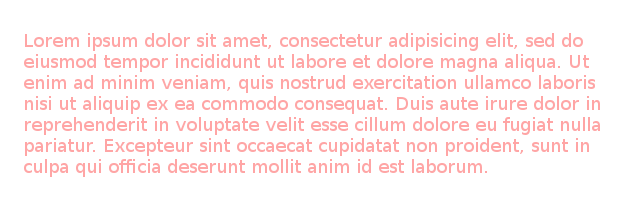
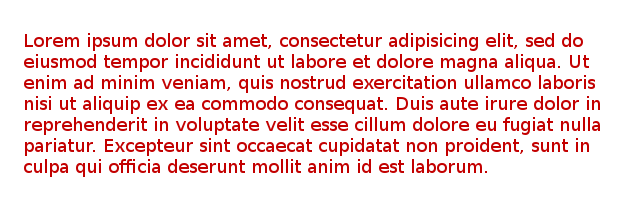
Layer changes from the first 640 × 200 image to the second:
painted on "Lorem ipsum dolor sit amet, co..." over [24, 33, 600, 177]
